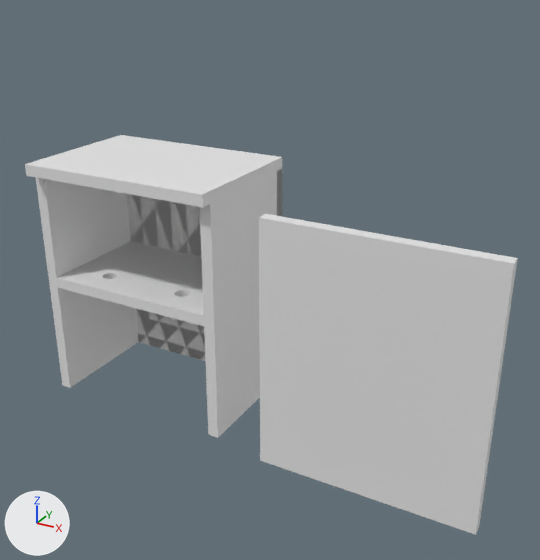
Two versions of the Blender file Housing.blend, one commit apart.
Camera for both pictures: a 50 mm camera at (0.746, -1.0, 0.74) aimed at (0.213, -0.03, 0.255). Lighting does not change. The marker at lower left points along +X, +Y and +Z.

Before the edit, the objects in view are built like this:
```python
me_cube_001 = bpy.data.meshes.new('Cube.001')
me_cube_001.from_pydata(...)  # 136 vertices, 74 faces; spans x -0.152..0.152, y -0.102..0.102, z -0.01..0.01
me_cube_002 = bpy.data.meshes.new('Cube.002')
me_cube_002.from_pydata(...)  # a box spanning x -0.01..0.01, y -0.102..0.102, z -0.203..0.203
me_cube_003 = bpy.data.meshes.new('Cube.003')
me_cube_003.from_pydata(...)  # a box spanning x -0.171..0.171, y -0.01..0.01, z -0.203..0.203
me_cube_004 = bpy.data.meshes.new('Cube.004')
me_cube_004.from_pydata(...)  # a box spanning x -0.171..0.171, y -0.01..0.01, z -0.203..0.203
me_cube_005 = bpy.data.meshes.new('Cube.005')
me_cube_005.from_pydata(...)  # a box spanning x -0.171..0.171, y -0.01..0.01, z -0.203..0.203
me_cube_007 = bpy.data.meshes.new('Cube.007')
me_cube_007.from_pydata(...)  # a box spanning x -0.01..0.01, y -0.102..0.102, z -0.203..0.203
me_cube_008 = bpy.data.meshes.new('Cube.008')
me_cube_008.from_pydata(...)  # a box spanning x -0.171..0.171, y -0.121..0.121, z -0.01..0.01
ob_cube = bpy.data.objects.new('Cube', me_cube_001)
ob_cube.location = (0.0, -0.032, 0.213)
ob_cube_001 = bpy.data.objects.new('Cube.001', me_cube_002)
ob_cube_001.location = (-0.162, -0.032, 0.203)
ob_cube_002 = bpy.data.objects.new('Cube.002', me_cube_007)
ob_cube_002.location = (0.162, -0.032, 0.203)
ob_cube_003 = bpy.data.objects.new('Cube.003', me_cube_004)
ob_cube_003.location = (0.0, 0.079, 0.203)
ob_cube_004 = bpy.data.objects.new('Cube.004', me_cube_008)
ob_cube_004.location = (0.0, -0.032, 0.416)
ob_cube_005 = bpy.data.objects.new('Cube.005', me_cube_003)
ob_cube_005.location = (0.0, 0.079, 0.203)
ob_cube_006 = bpy.data.objects.new('Cube.006', me_cube_005)
ob_cube_006.location = (0.434, -0.143, 0.203)
```
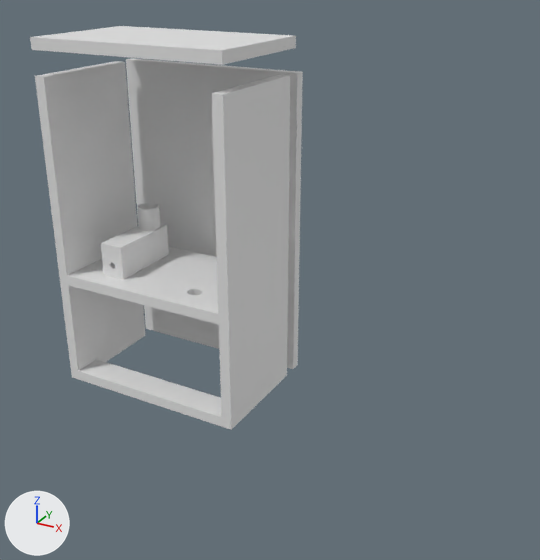
Where the newer file only moved an object's origin or applied its transform, the numbers keep the older frame.

Patch to the scene script:
```diff
--- a/Housing.blend.py
+++ b/Housing.blend.py
@@ me_cube_002 @@
 me_cube_002.from_pydata(...)  # 8 vertices, 6 faces; spans x -0.01..0.01, y -0.102..0.102, z -0.203..0.203
 # used by ob_cube_001; location = (-0.162, -0.032, 0.203)
+# me_cube_002 part 4: the whole mesh is scaled about its middle by (1, 1, 1.37), then moved by (-0.006, 0.032, 0.075)
@@ me_cube_004 @@
 me_cube_004.from_pydata(...)  # 8 vertices, 6 faces; spans x -0.171..0.171, y -0.01..0.01, z -0.203..0.203
 # used by ob_cube_003; location = (0.0, 0.079, 0.203)
+# me_cube_004 part 1: the whole mesh is scaled about its middle by (1.04, 1, 1.37), then moved by (0.0, 0.058, 0.075)
@@ me_cube_007 @@
 me_cube_007.from_pydata(...)  # 8 vertices, 6 faces; spans x -0.01..0.01, y -0.102..0.102, z -0.203..0.203
 # used by ob_cube_002; location = (0.162, -0.032, 0.203)
+# me_cube_007 part 2: the whole mesh is scaled about its middle by (1, 1, 1.37), then moved by (0.006, 0.032, 0.075)
@@ me_cube_003 @@
 me_cube_003.from_pydata(...)  # 8 vertices, 6 faces; spans x -0.171..0.171, y -0.01..0.01, z -0.203..0.203
 # used by ob_cube_005; location = (0.0, 0.079, 0.203)
-me_cube_003.vertices[0].co = (0.171, 0.01, 0.203)  # pixel (282, 168)
-me_cube_003.vertices[1].co = (0.171, -0.01, 0.203)  # pixel (277, 170)
-me_cube_003.vertices[2].co = (0.171, 0.01, -0.203)
-me_cube_003.vertices[3].co = (0.171, -0.01, -0.203)
-me_cube_003.vertices[4].co = (-0.171, 0.01, 0.203)
-me_cube_003.vertices[5].co = (-0.171, -0.01, 0.203)
-me_cube_003.vertices[6].co = (-0.171, 0.01, -0.203)
-me_cube_003.vertices[7].co = (-0.171, -0.01, -0.203)
+# me_cube_003 part 3
+me_cube_003.vertices[0].co = (-0.159, -0.181, -0.205)  # pixel (79, 379)
+me_cube_003.vertices[1].co = (-0.159, -0.181, -0.185)  # pixel (78, 370)
+me_cube_003.vertices[2].co = (-0.159, -0.13, -0.205)
+me_cube_003.vertices[3].co = (-0.159, -0.13, -0.185)  # pixel (96, 359)
+me_cube_003.vertices[4].co = (0.159, -0.181, -0.205)  # pixel (221, 426)
+me_cube_003.vertices[5].co = (0.159, -0.181, -0.185)  # pixel (221, 417)
+me_cube_003.vertices[6].co = (0.159, -0.13, -0.205)
+me_cube_003.vertices[7].co = (0.159, -0.13, -0.185)
@@ me_cube_012 @@
+me_cube_012.from_pydata(...)  # 2018 vertices, 1073 faces; spans x -67.5..67.5, y -22.0..22.0, z -30.0..70.0
@@ ob_cube @@
 ob_cube = bpy.data.objects.new('Cube', me_cube_001)
-ob_cube.location = (0.0, -0.032, 0.213)
+ob_cube.location = (0.0, 0.0, 0.203)
+ob_cube.scale = (1.04, 1.0, 1.0)
@@ ob_cube_004 @@
 ob_cube_004 = bpy.data.objects.new('Cube.004', me_cube_008)
-ob_cube_004.location = (0.0, -0.032, 0.416)
+ob_cube_004.location = (0.0, 0.01, 0.607)
+ob_cube_004.scale = (1.04, 0.921, 1.0)
@@ ob_cube_006 @@
-ob_cube_006 = bpy.data.objects.new('Cube.006', me_cube_005)
-ob_cube_006.location = (0.434, -0.143, 0.203)
@@ ob_cover @@
+ob_cover = bpy.data.objects.new('Cover', me_cube_012)
+ob_cover.location = (-0.082, 0.0, 0.243)
+ob_cover.rotation_euler = (0.0, 0.0, -1.571)  # degrees (0, 0, -90)
+ob_cover.scale = (0.001, 0.001, 0.001)
```

What differs and where, as boxes [x1, y1, x2, y2] in the pictures (540 x 560 px):
'Cube.006', deleted: before [259, 214, 518, 535]
'Cube.002', mesh rescaled (33% taller): before [199, 171, 277, 438]; after [212, 75, 290, 430]
'Cube.001', mesh rescaled: before [36, 177, 138, 388]; after [35, 61, 146, 379]
'Cube.003', mesh rescaled: before [127, 169, 282, 361]; after [126, 58, 303, 369]
'Cube.004', moved, rescaled (45% shorter): before [25, 135, 282, 207]; after [30, 26, 296, 65]
'Cube', moved, rescaled (8% shorter): before [57, 241, 204, 326]; after [67, 247, 219, 325]
'Cube.005', reshaped (not visible before): after [78, 359, 222, 427]
'Cover', added: after [101, 203, 169, 280]
